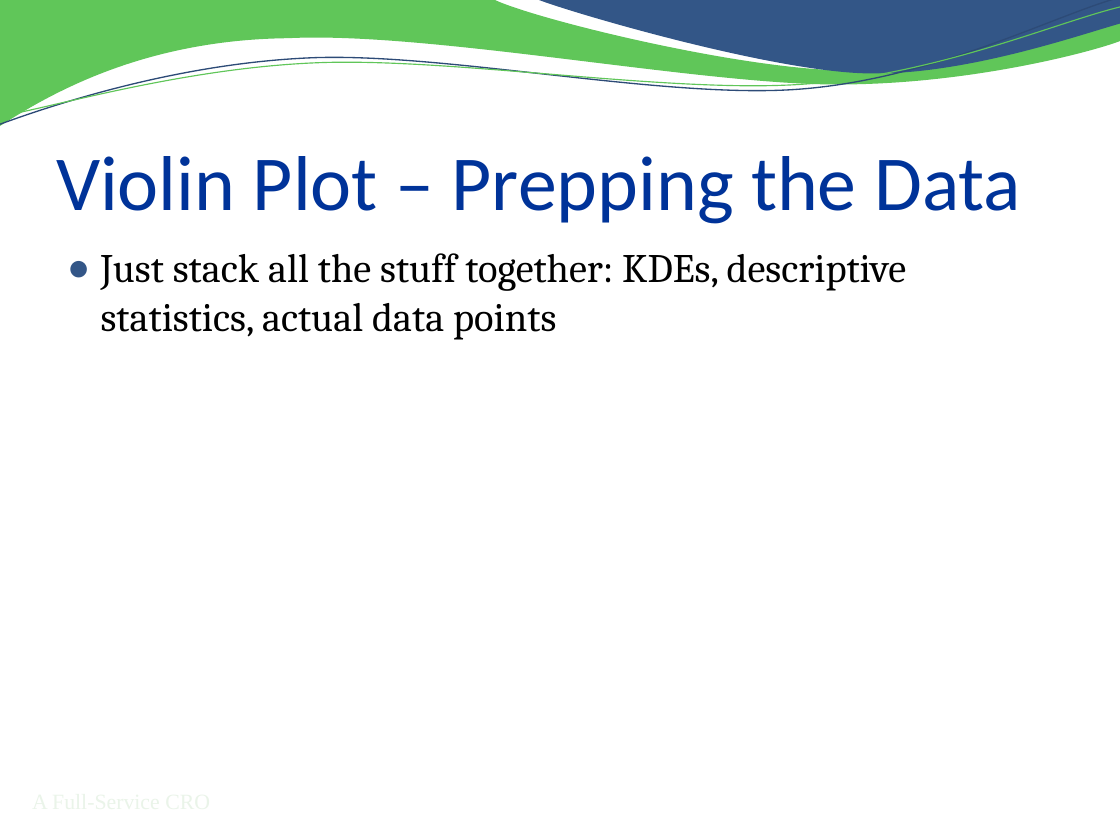
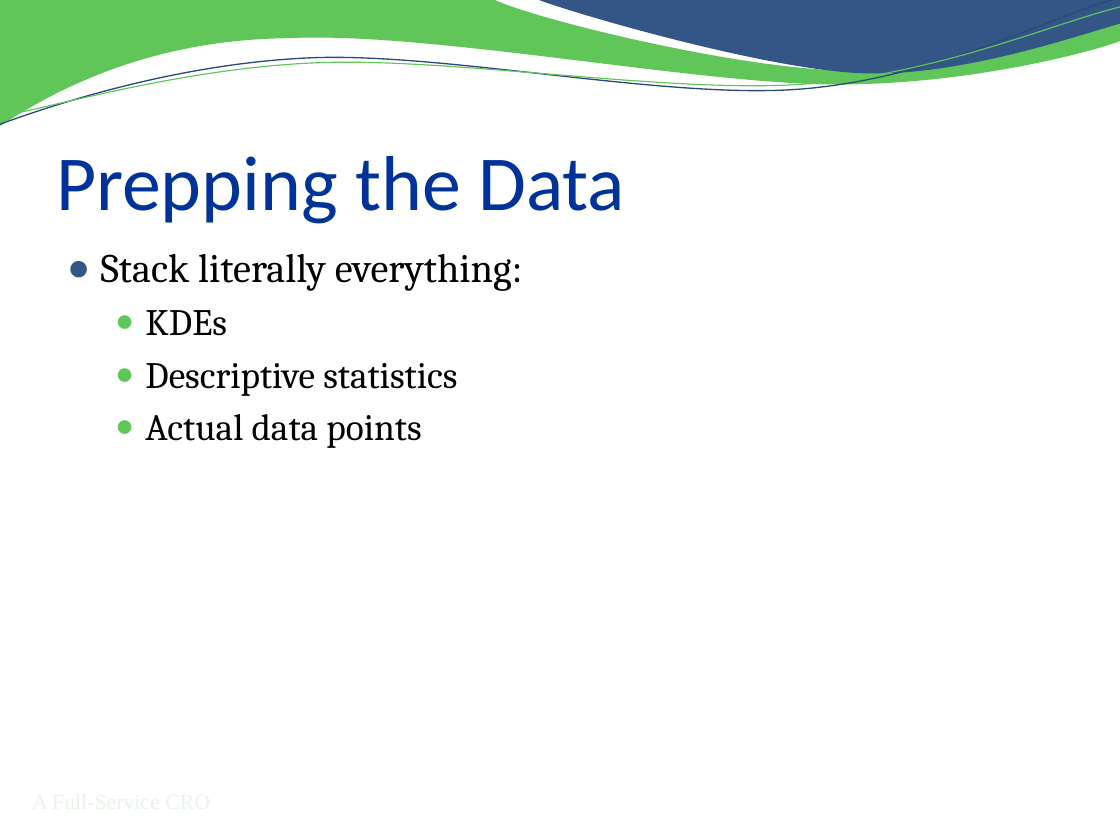
Before and after one commit to RhoInc/sas-violinPlot, a slide deck: slide 13 of doc/Presentation.pptx. Drawn at 1120x840 pixels with LibreOffice and Linux fonts; fonts in the diff are those of the drawing; background and template pictures are left out. Boxes give left, top, right and bottom in pixels: in the first picture for what was removed or moved away, otherwise in the second. Text is boxed around its words. In the diff, an @@ line names an element or a change of style, - is before the commit and + after.

```diff
--- a/doc/Presentation.pptx
+++ b/doc/Presentation.pptx
@@ title at box(56, 156, 625, 224): text changed @@
-Violin Plot – Prepping the Data
+Prepping the Data
@@ text at box(101, 254, 523, 448): text changed; size 26 to 24 pt @@
-● Just stack all the stuff together: KDEs, descriptive statistics, actual data points
+● Stack literally everything:
+  ● KDEs
+  ● Descriptive statistics
+  ● Actual data points
```
Also in this commit, not shown: 12 other slides changed, 3 slides added, 2 slides removed.
